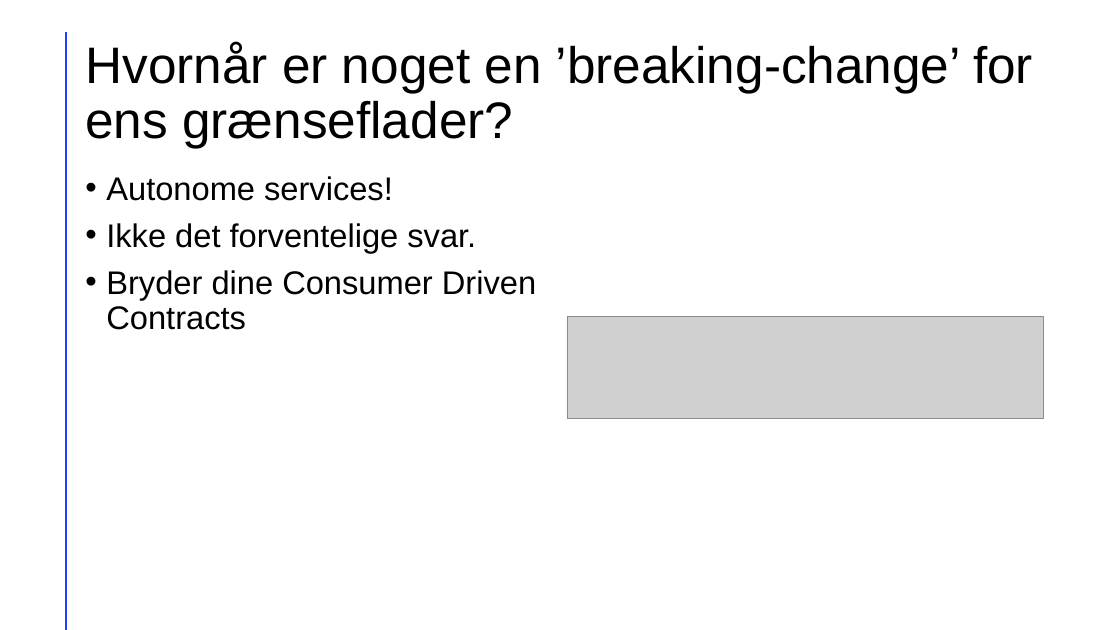
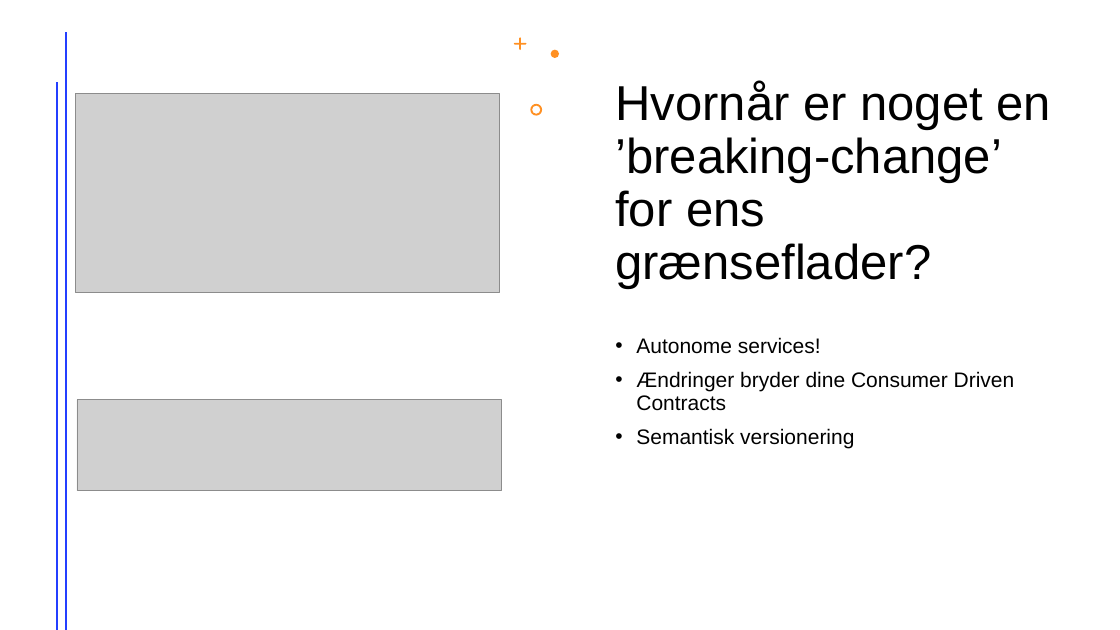
Before and after one commit to julian-code/DotnetCoreExam, a slide deck: slide 4 of NET Core og Microservices.pptx. Drawn at 1120x630 pixels with LibreOffice and Linux fonts; fonts in the diff are those of the drawing; grey boxes stand for pictures. Boxes give left, top, right and bottom in pixels: in the first picture for what was removed or moved away, otherwise in the second. Text is boxed around its words. In the diff, an @@ line names an element or a change of style, - is before the commit and + after.

```diff
--- a/NET Core og Microservices.pptx
+++ b/NET Core og Microservices.pptx
@@ freeform shape added at (x1=514, y1=37, x2=527, y2=50), fill #FF9022 @@
@@ freeform shape added at (x1=551, y1=50, x2=560, y2=58), fill #FF9022 @@
@@ line added from (57, 83) to (57, 629), #FF9022 2 pt @@
@@ title "Hvornår er noget en ’breaking-change’ ..." moved from (x1=85, y1=42, x2=1033, y2=148) to (x1=615, y1=81, x2=1050, y2=289) @@
@@ title "Hvornår er noget en ’breaking-change’ ..." at (x1=615, y1=81, x2=1050, y2=289): size 44 to 42 pt; vertical alignment middle to bottom @@
@@ picture added at (x1=76, y1=93, x2=500, y2=293) @@
@@ freeform shape added at (x1=530, y1=104, x2=542, y2=116), fill #FF9022 @@
@@ text "Autonome services!" moved from (x1=106, y1=176, x2=536, y2=330) to (x1=636, y1=337, x2=1015, y2=449) @@
@@ text at (x1=636, y1=337, x2=821, y2=354): size 28 to 18 pt in "Autonome services!" @@
@@ text at (x1=636, y1=371, x2=1015, y2=449): text changed; size 28 to 18 pt @@
-• Ikke det forventelige svar.
-• Bryder dine Consumer Driven Contracts
+• Ændringer bryder dine Consumer Driven Contracts
+• Semantisk versionering
@@ picture resized from (x1=567, y1=317, x2=1044, y2=418) to (x1=77, y1=400, x2=502, y2=492) @@
```
Also in this commit, not shown: 1 other slide changed.
